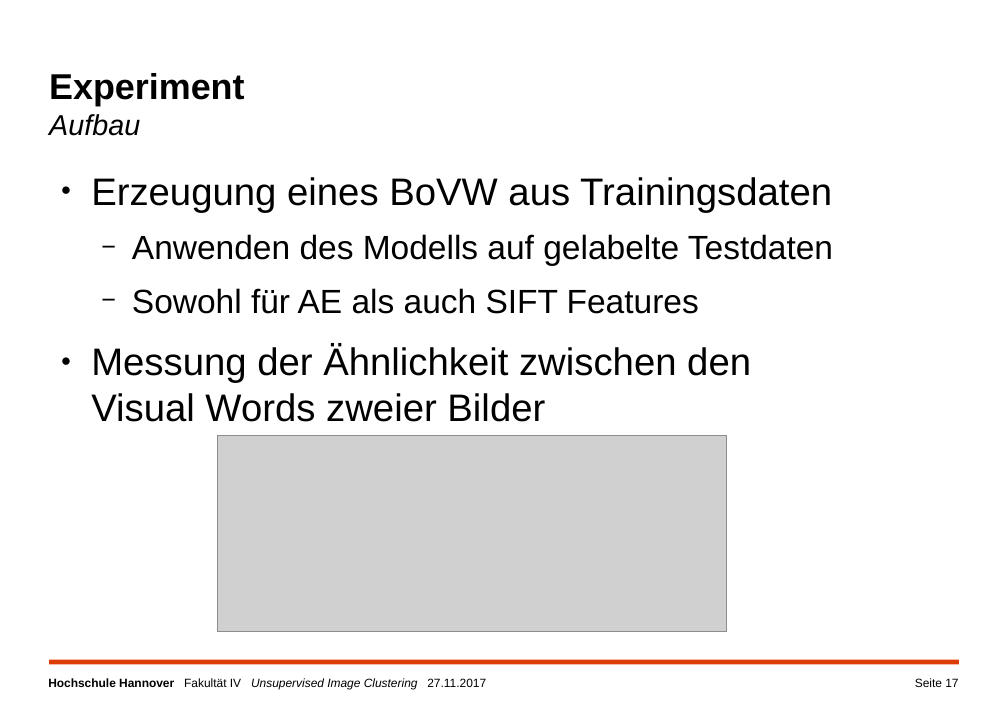
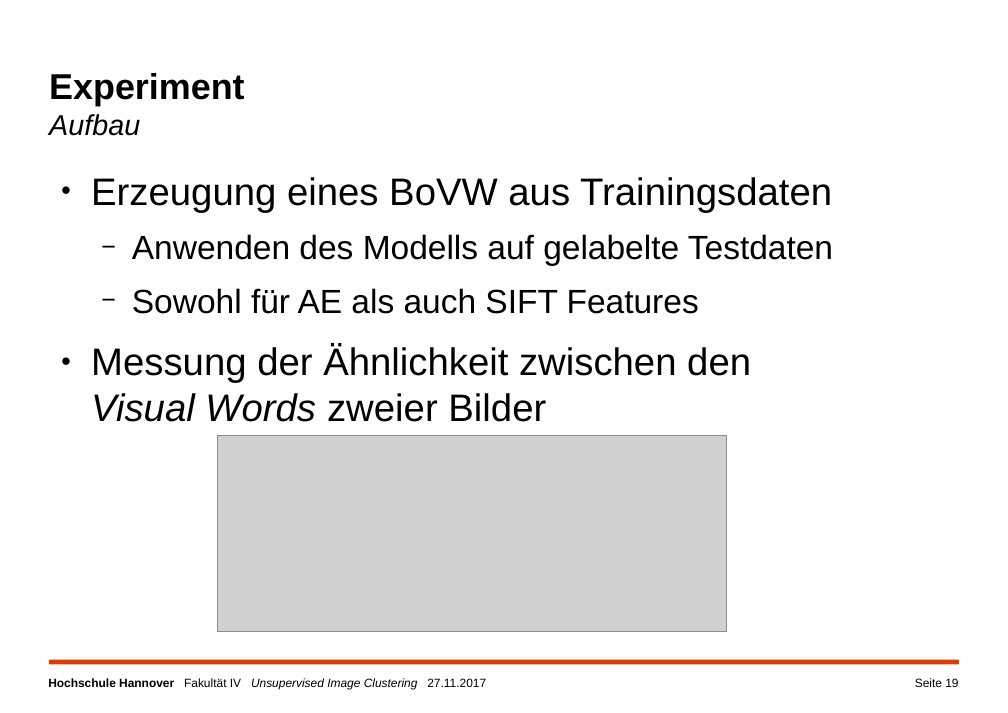
Before and after one commit to a-cl/ma-thesis, a slide deck: slide 19 of kolloquim.pptx (slide 17 before the commit). Drawn at 1008x713 pixels with LibreOffice and Linux fonts; fonts in the diff are those of the drawing; grey boxes stand for pictures; background and template pictures are left out. Boxes give left, top, right and bottom in pixels: in the first picture for what was removed or moved away, otherwise in the second. Text is boxed around its words. In the diff, an @@ line names an element or a change of style, - is before the commit and + after.

```diff
--- a/kolloquim.pptx
+++ b/kolloquim.pptx
@@ text at (91,345,751,422): italic on in "Visual Words" @@
@@ page number at (915,678,958,687): text changed @@
-Seite 17
+Seite 19
```
Also in this commit, not shown: 7 other slides changed, 2 slides added.
